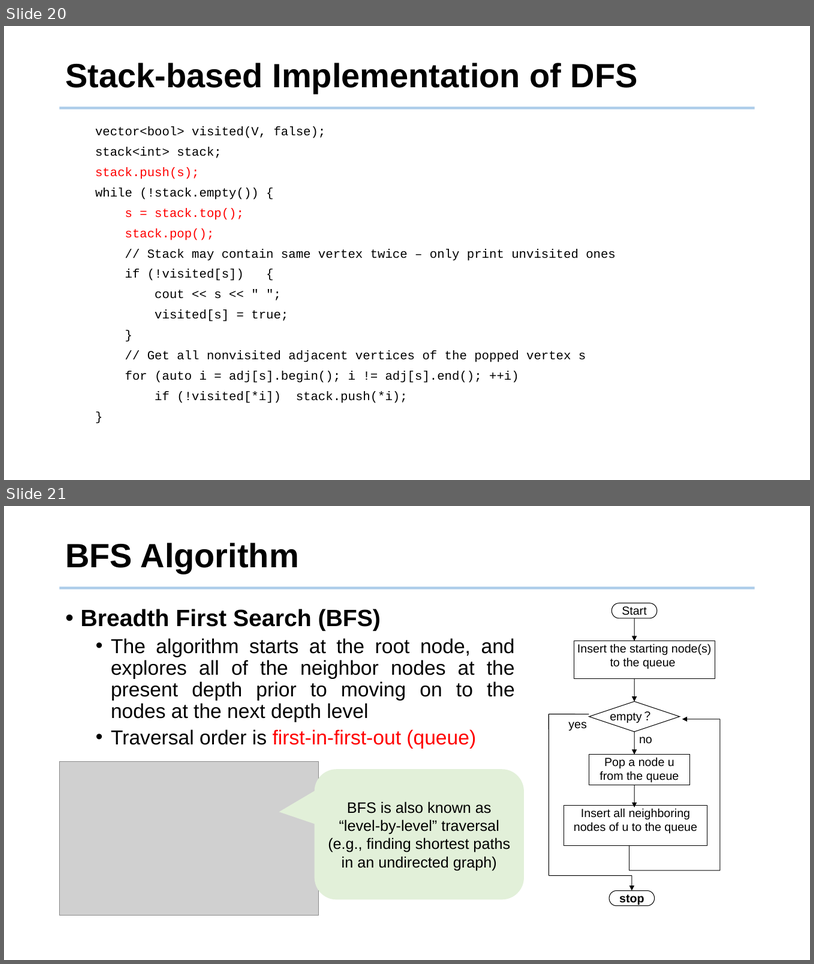
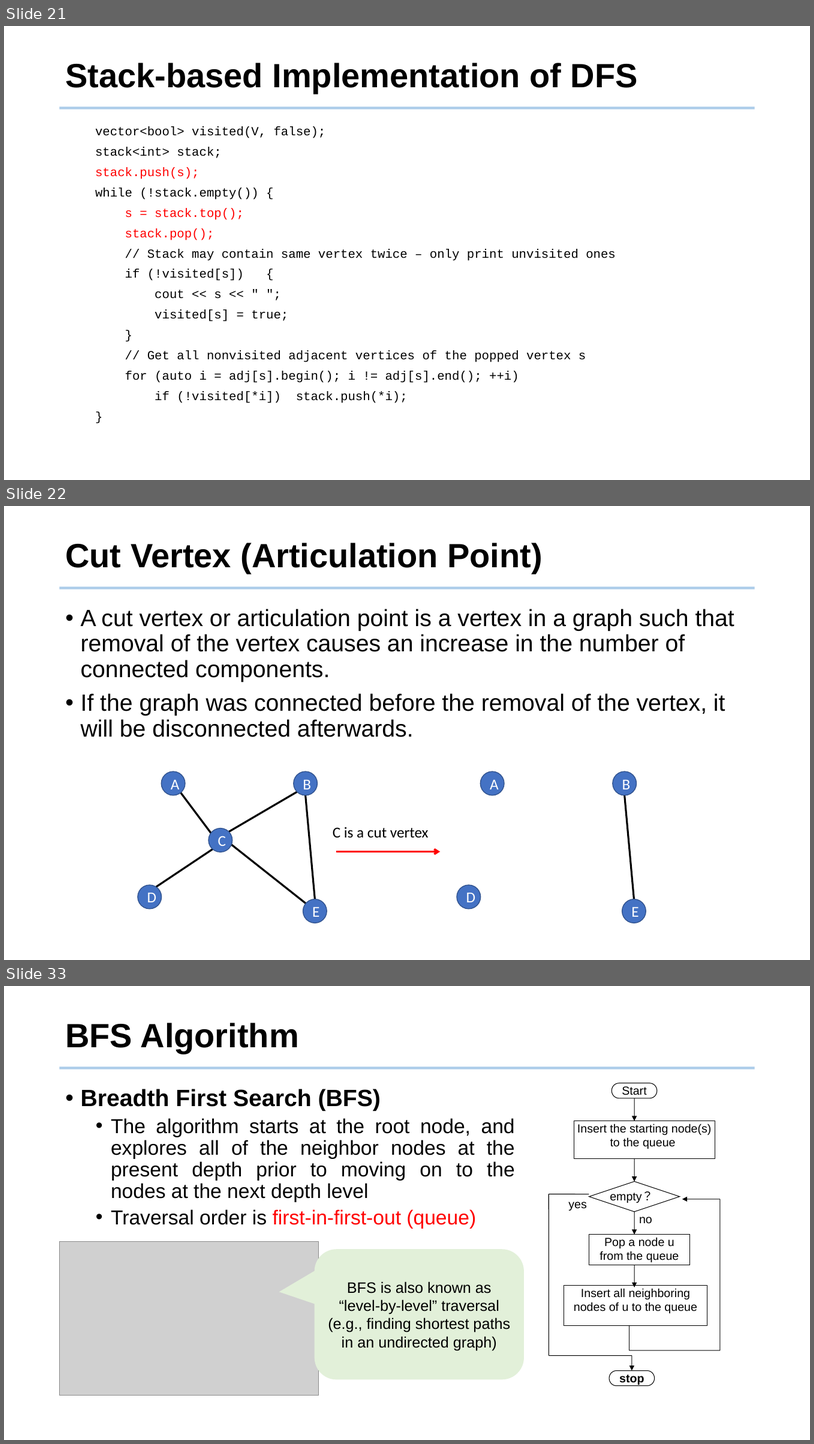
Before and after one commit to tsung-wei-huang/ece5960-physical-design, a slide deck: Lectures/lecture7.pptx. Shown one above the other, each under a label of ours: slides 20 and 21 before the commit, slides 21, 22 and 33 after it; the slides between them are not shown. The pictures are 814x964 and 814x1444 pixels, drawn with LibreOffice and Linux fonts; fonts in the diff are those of the drawing; grey boxes stand for pictures; background and template pictures are left out. Boxes give left, top, right and bottom in pixels: in the first picture for what was removed or moved away, otherwise in the second. Text is boxed around its words. In the diff, an @@ line names an element or a change of style, - is before the commit and + after.

```diff
--- a/Lectures/lecture7.pptx
+++ b/Lectures/lecture7.pptx
@@ slide 22 added at [4,506,810,960], background #FFFFFF; not listed: 1 template element that a slide beside it also shows @@
@@ title added at [65,543,542,573], 40 pt, text #000000, bold @@
+Cut Vertex (Articulation Point)
@@ text added at [81,609,735,737], 28 pt, text #000000 @@
+• A cut vertex or articulation point is a vertex in a graph such that removal of the vertex causes an increase in the number of connected components.
+• If the graph was connected before the removal of the vertex, it will be disconnected afterwards.
@@ ellipse added at [161,772,185,795], fill #4472C4, outline #325491 1 pt, 18 pt, text #FFFFFF @@
+A
@@ ellipse added at [294,772,317,795], fill #4472C4, outline #325491 1 pt, 18 pt, text #FFFFFF @@
+B
@@ ellipse added at [481,772,504,795], fill #4472C4, outline #325491 1 pt, 18 pt, text #FFFFFF @@
+A
@@ ellipse added at [613,772,637,795], fill #4472C4, outline #325491 1 pt, 18 pt, text #FFFFFF @@
+B
@@ line added from (176, 786) to (218, 843), #000000 2.25 pt @@
@@ line added from (229, 831) to (297, 792), #000000 2.25 pt @@
@@ line added from (306, 795) to (315, 899), #000000 2.25 pt @@
@@ line added from (625, 795) to (635, 899), #000000 2.25 pt @@
@@ ellipse added at [209,828,232,852], fill #4472C4, outline #325491 1 pt, 18 pt, text #FFFFFF @@
+C
@@ text added at [333,826,429,838], 18 pt, text #000000 @@
+C is a cut vertex
@@ line added from (152, 889) to (223, 843), #000000 2.25 pt @@
@@ line added from (223, 838) to (312, 908), #000000 2.25 pt @@
@@ arrow added from (336, 852) to (440, 852), #FF0000 2.25 pt @@
@@ ellipse added at [138,885,161,908], fill #4472C4, outline #325491 1 pt, 18 pt, text #FFFFFF @@
+D
@@ ellipse added at [303,899,327,923], fill #4472C4, outline #325491 1 pt, 18 pt, text #FFFFFF @@
+E
@@ ellipse added at [457,885,481,908], fill #4472C4, outline #325491 1 pt, 18 pt, text #FFFFFF @@
+D
@@ ellipse added at [622,899,646,923], fill #4472C4, outline #325491 1 pt, 18 pt, text #FFFFFF @@
+E
@@ what was slide 20 is now slide 21 @@
@@ what was slide 21 is now slide 33 @@
```
Also in this commit, not shown: 10 slides changed, 11 other slides added.
